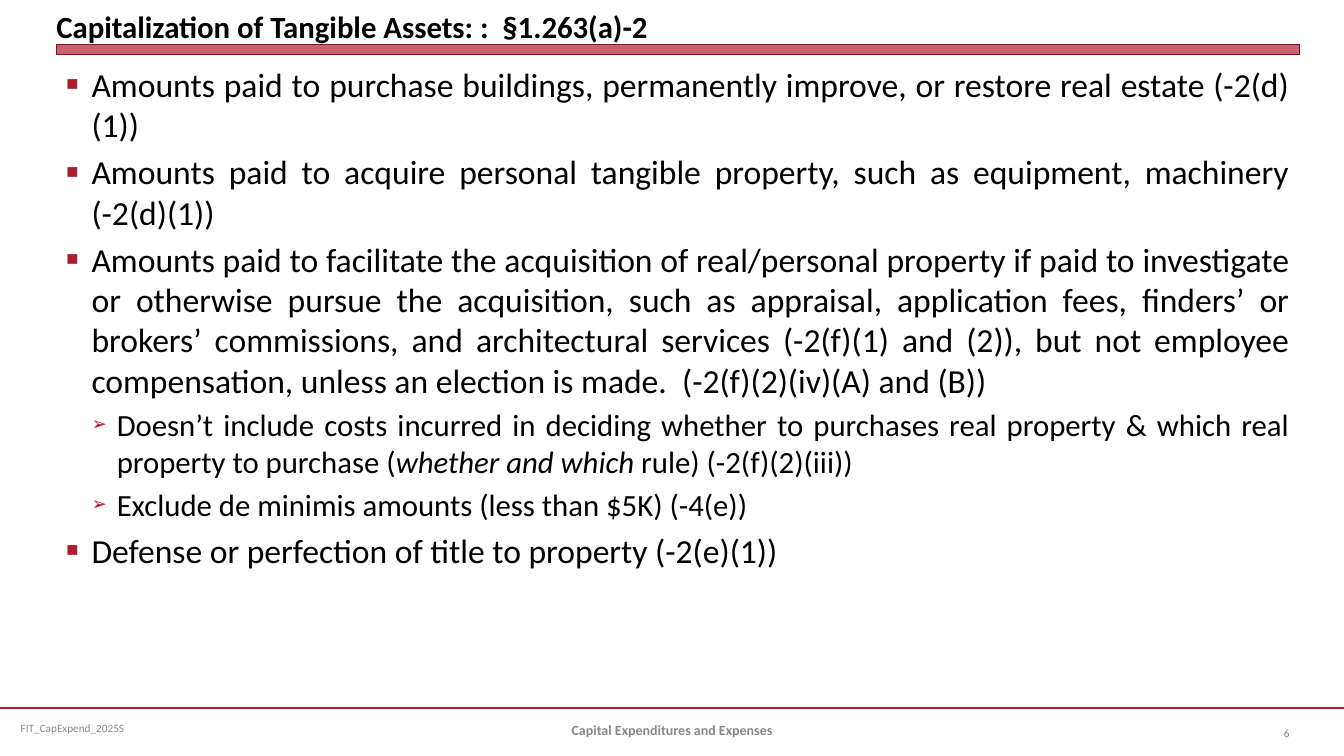
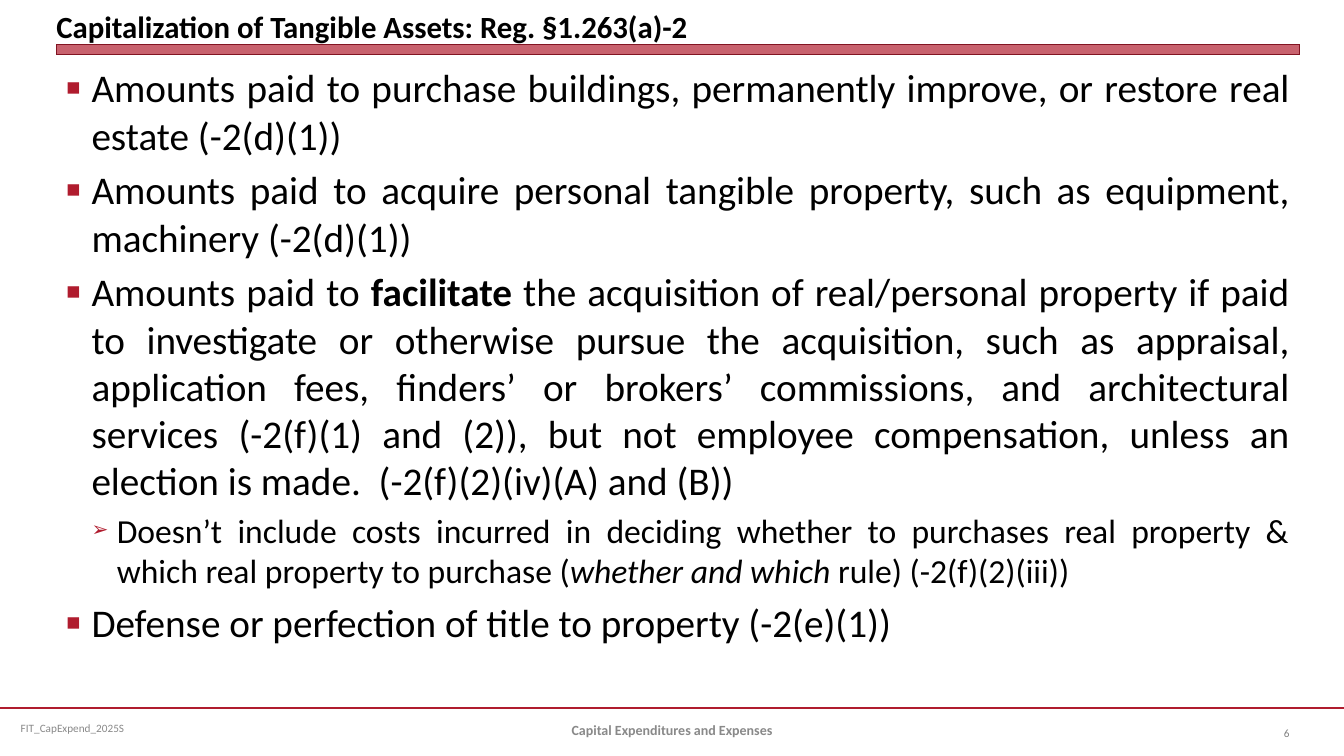
Before and after one commit to jmc877/Fed-Income-Tax, a slide deck: slide 6 of slides/FIT_CapExpend_2025S.pptx. Drawn at 1344x756 pixels with LibreOffice and Linux fonts; fonts in the diff are those of the drawing. Boxes give left, top, right and bottom in pixels: in the first picture for what was removed or moved away, otherwise in the second. Text is boxed around its words. In the diff, an @@ line names an element or a change of style, - is before the commit and + after.

```diff
--- a/slides/FIT_CapExpend_2025S.pptx
+++ b/slides/FIT_CapExpend_2025S.pptx
@@ title at <box>56,15,687,46</box>: text changed @@
-Capitalization of Tangible Assets: : §1.263(a)-2
+Capitalization of Tangible Assets: Reg. §1.263(a)-2
@@ text "Amounts paid to purchase buildings, ..." at <box>92,74,1289,644</box>: size 24 to 28 pt in "Amounts paid to purchase buildings, permanently improve, ...", "Amounts paid to acquire personal tangible property, ...", "Amounts paid to facilitate the acquisition of ...", "Defense or perfection of title to property ..."; bold on in "facilitate"; size 22 to 24 pt in "Doesn’t include costs incurred in deciding whether ..." @@
@@ text at <box>117,493,748,520</box>: paragraph removed @@
-  ➢ Exclude de minimis amounts (less than $5K) (-4(e))
```
Also in this commit, not shown: 8 other slides changed, 1 slide added, 3 other files.
